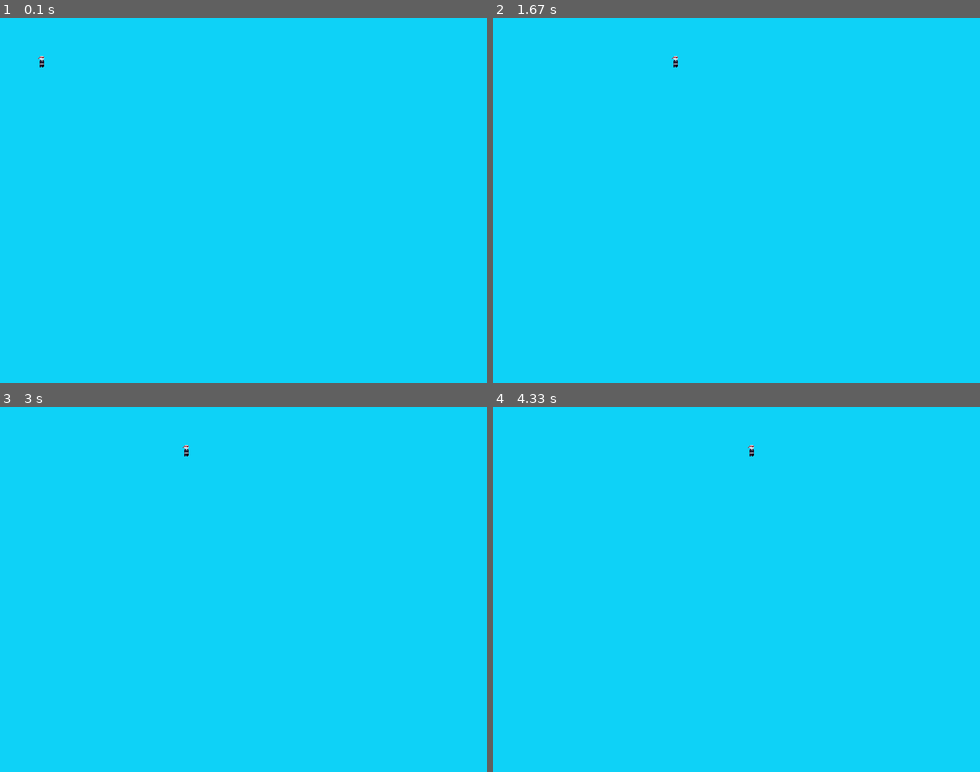
Above: before the commit, frames 1-4 (two rows, left to right).
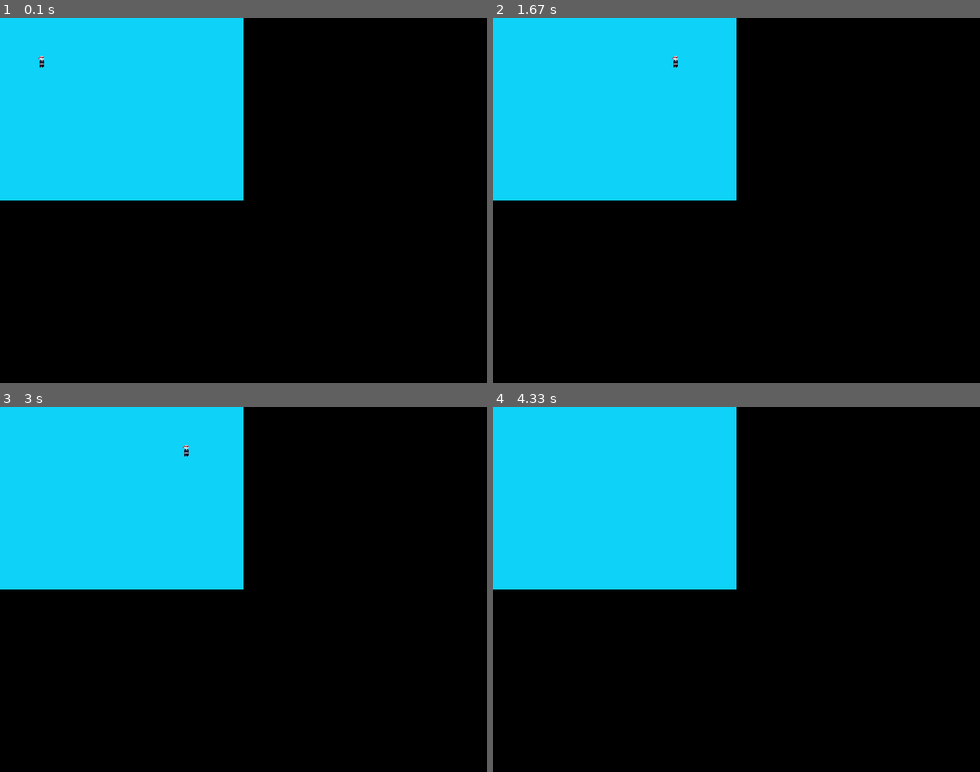
Above: after the commit, the same moments.

Repository: DocodeLee/platform_pygame
Game: pygame game, started from main.py
The game is run twice, just before and just after one commit, with the same random seed, the same clock (stepped at 60 frames per second) and the same inputs.
Inputs:
- Up to frame 1 (0.1 s): no input
- Up to frame 2 (1.67 s): hold Right 0.33-0.8 s; hold Right 0.83-1.3 s; hold Left from 1.33 s (still down)
- Up to frame 3 (3 s): release Left at 1.87 s; hold Left 1.9-2.3 s; hold Right 2.33-2.97 s
- Up to frame 4 (4.33 s): hold Left 3-3.47 s; hold Right 3.5-3.97 s; hold Right from 4 s (still down)

The runs differ from the first frame. In frame 1, 75% of the frame differs, in the area x 0-100%, y 0-100%; in frame 2, 75%; in frame 3, 75%; in frame 4, 75%.

Commit message:
changing resolution

Diff:
--- a/main.py
+++ b/main.py
@@ -7,12 +7,11 @@
 class Game:
     def __init__(self):
         pygame.init()
+
         # set the window title
         pygame.display.set_caption("Platform Runner")
-
         ## the window size
         self.screen = pygame.display.set_mode((640, 480))
-
         ## where i actually render
         self.display = pygame.Surface((320, 240))
 
@@ -31,10 +30,10 @@
     def run(self):
         while True:
             #clearing the background is necessary
-            self.screen.fill((14,210,247))
+            self.display.fill((14,210,247))
 
             self.player.update((self.movement[1] - self.movement[0],0))
-            self.player.render_player(self.screen)
+            self.player.render_player(self.display)
 
             ##In SDL user has to handle the input, if you didn't pygame doesnt respond
             for event in pygame.event.get():
@@ -53,7 +52,7 @@
                         self.movement[1] = False
 
 
-
+            self.screen.blit(self.display,(0, 0))
             #update the display, at the screen var we set the display and update by this
             pygame.display.update()
             self.clock.tick(60) #60fps
